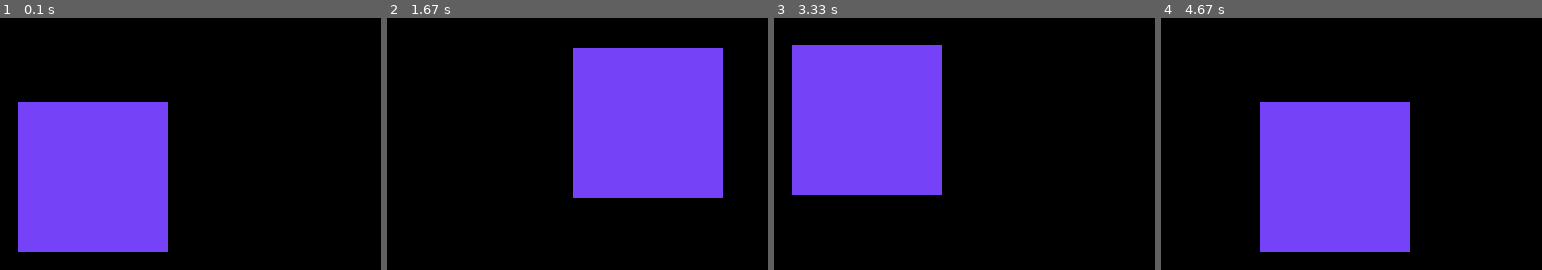
Above: before the commit, frames 1-4 (left to right).
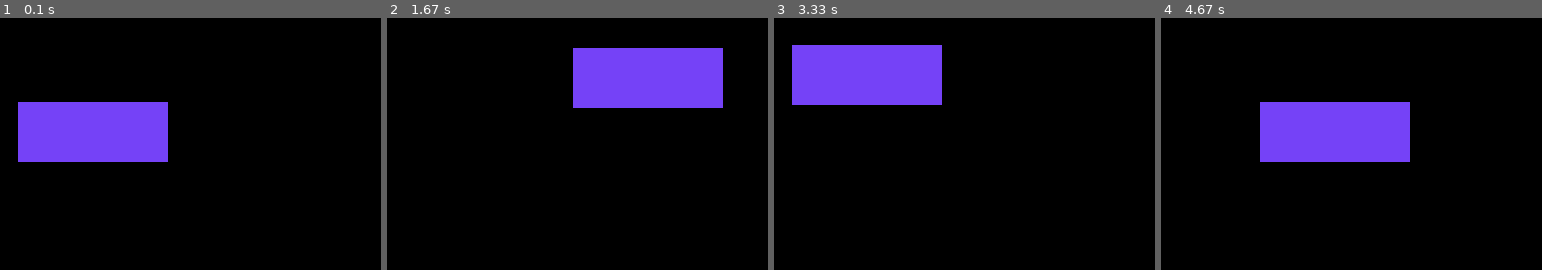
Above: after the commit, the same moments.

Repository: Akashkroy69/pygame
Game: pygame game, started from pygame Lesson1/intro.py
Same seed, same stepped clock (60 frames per second), same inputs: the game is played once before the commit and once after it.
Inputs:
- Up to frame 1 (0.1 s): no input
- Up to frame 2 (1.67 s): hold Right 0.33-0.8 s; hold Up 0.83-1.13 s; hold Right 1.17-1.63 s
- Up to frame 3 (3.33 s): hold Left 1.67-2.2 s; hold Down 2.23-2.53 s; hold Left 2.57-2.97 s; hold Up from 3 s (still down)
- Up to frame 4 (4.67 s): release Up at 3.37 s; hold Right 3.4-4.03 s; hold Down 4.07-4.43 s; hold Left from 4.47 s (still down)

The runs differ from the first frame. In frame 1, 14% of the frame differs, in the area x 4-45%, y 57-93%; in frame 2, 14%; in frame 3, 14%; in frame 4, 14%.

Commit message:
new files and code added

Diff:
--- a/pygame Lesson1/intro.py
+++ b/pygame Lesson1/intro.py
@@ -1,5 +1,5 @@
 # step 1:  pip install pygame python package installer
-import pygame
+import pygame as pygame
 
 
 # 3 important parts: 1. game window, 2. game loop 3. event handler
@@ -10,11 +10,12 @@
 SCREEN_WIDTH = 800
 SCREEN_HEIGHT = 800
 
-# SCREEN SET UP: 1. game window
+# step 3: SCREEN SET UP: game window
 screen = pygame.display.set_mode((SCREEN_WIDTH,SCREEN_HEIGHT))
+pygame.display.set_caption("Introduction")
 
 # player step 4
-player = pygame.Rect((350,350,50,50))
+player = pygame.Rect((350,350,50,20))
 
 run = True
 # 2. game loop
